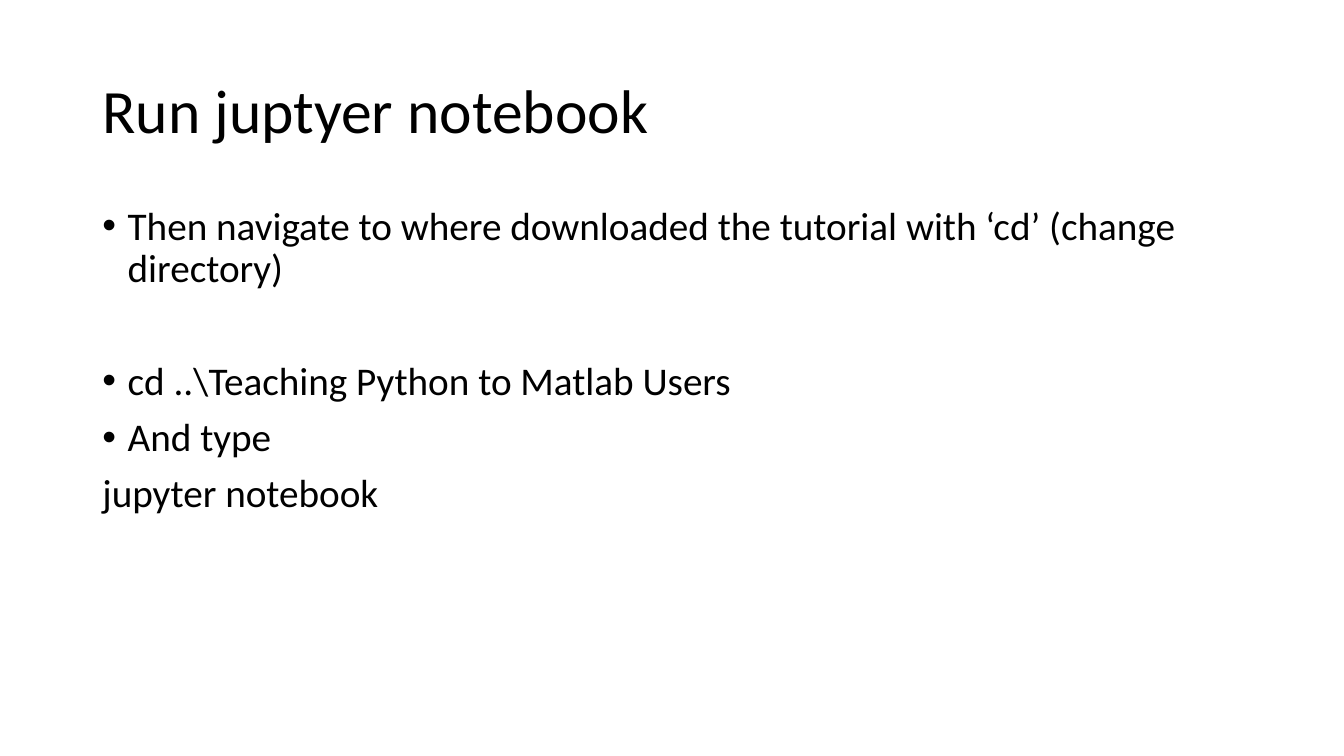
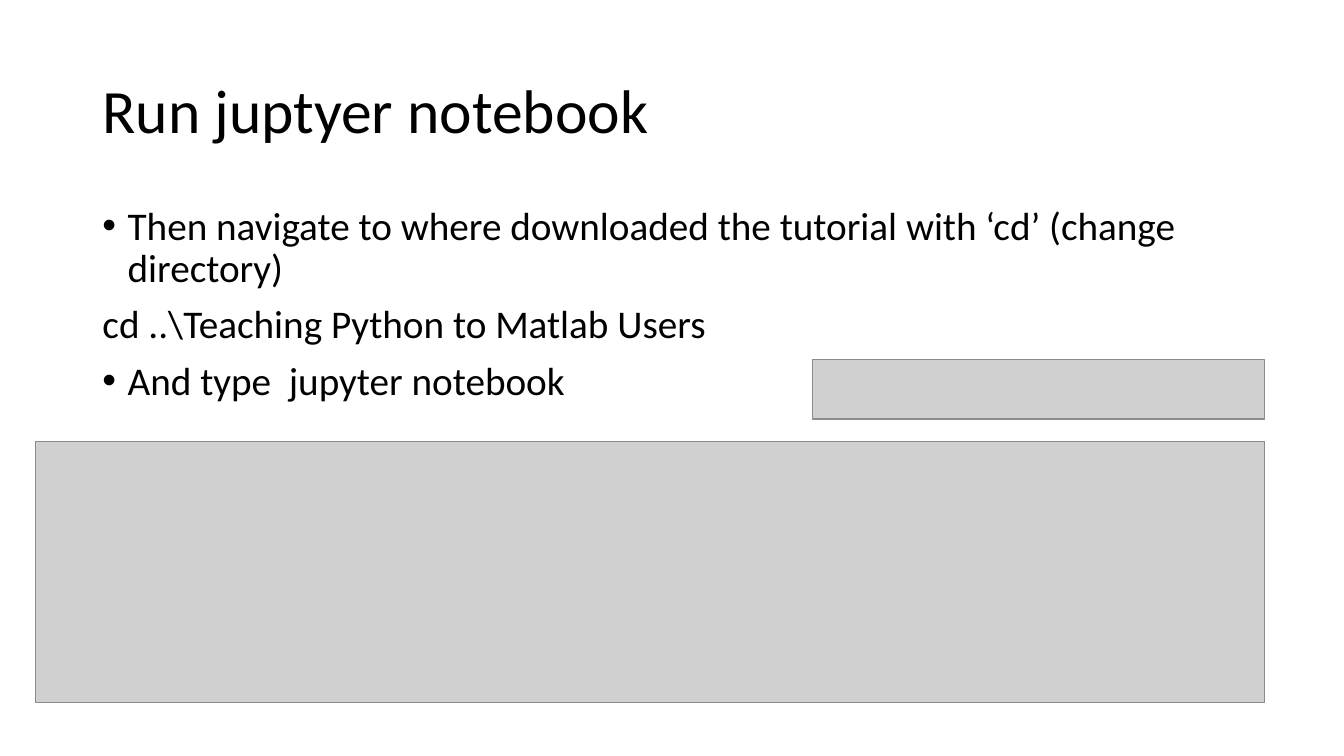
Before and after one commit to brianmanderson/Teaching-Python-to-Matlab-Users, a slide deck: slide 6 of Introduction to Python for Matlab Users.pptx. Drawn at 1344x756 pixels with LibreOffice and Linux fonts; fonts in the diff are those of the drawing; grey boxes stand for pictures. Boxes give left, top, right and bottom in pixels: in the first picture for what was removed or moved away, otherwise in the second. Text is boxed around its words. In the diff, an @@ line names an element or a change of style, - is before the commit and + after.

```diff
--- a/Introduction to Python for Matlab Users.pptx
+++ b/Introduction to Python for Matlab Users.pptx
@@ text at (102,310,705,345): bullet • to none @@
@@ text at (128,367,565,402): text changed @@
-• And type
-jupyter notebook
+• And type jupyter notebook
@@ picture added at (814,360,1265,419) @@
@@ picture added at (35,442,1264,704) @@
```
Also in this commit, not shown: 1 other slide changed, 1 slide added.
